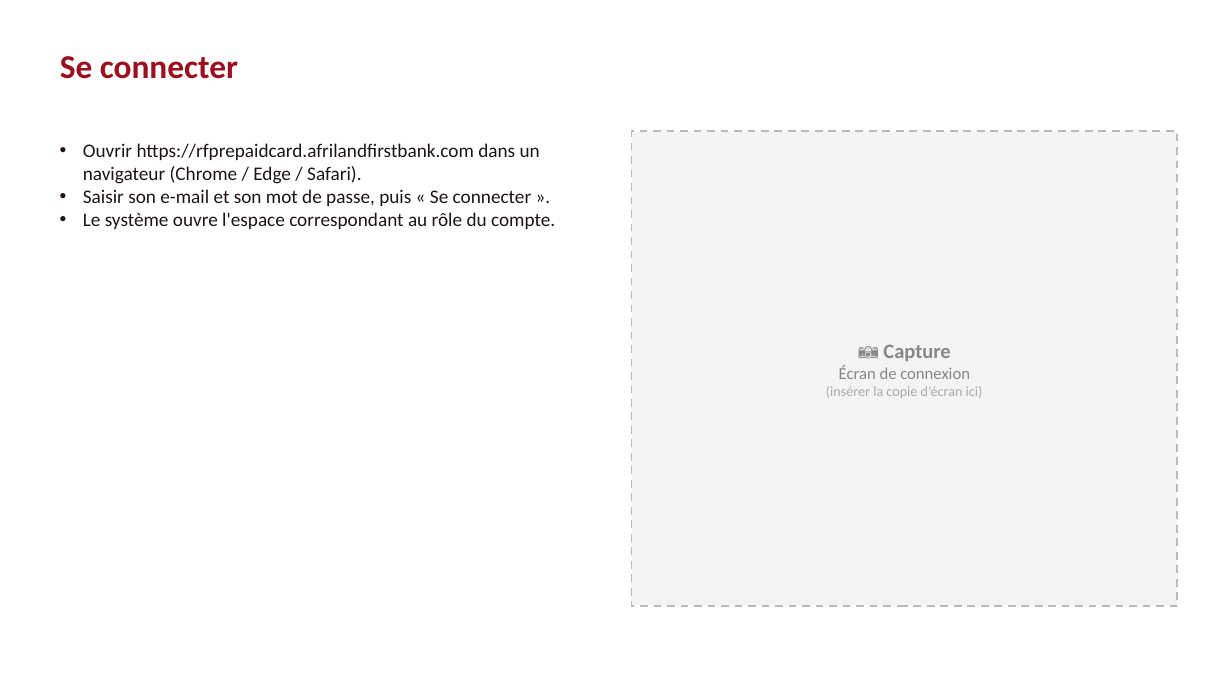
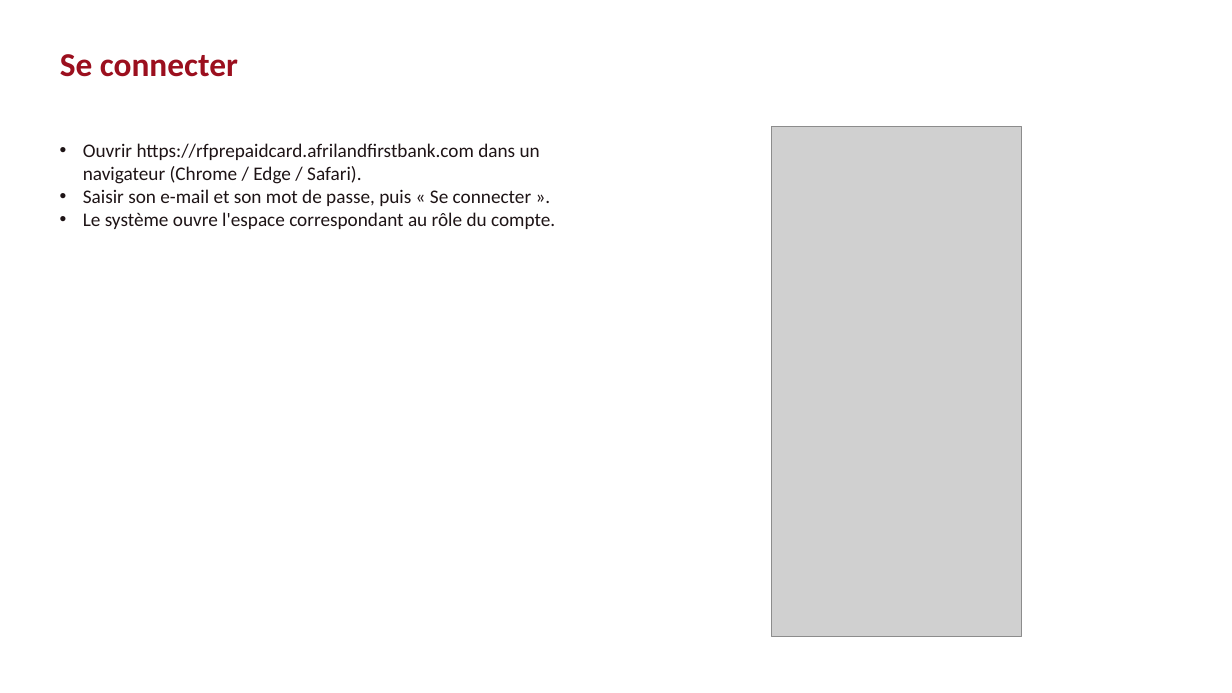
Before and after one commit to Efraim0601/promoteApp, a slide deck: slide 3 of docs/Guide-utilisateur-Carte-Promote.pptx. Drawn at 1232x693 pixels with LibreOffice and Linux fonts; fonts in the diff are those of the drawing; grey boxes stand for pictures. Boxes give left, top, right and bottom in pixels: in the first picture for what was removed or moved away, otherwise in the second. Text is boxed around its words. In the diff, an @@ line names an element or a change of style, - is before the commit and + after.

```diff
--- a/docs/Guide-utilisateur-Carte-Promote.pptx
+++ b/docs/Guide-utilisateur-Carte-Promote.pptx
@@ rectangle removed at [632,131,1178,606] @@
-📷 Capture
-Écran de connexion
-(insérer la copie d’écran ici)
@@ picture added at [772,127,1021,637] @@
```
Also in this commit, not shown: 22 other slides changed, 1 slide added, 2 slides removed, 12 other files.
